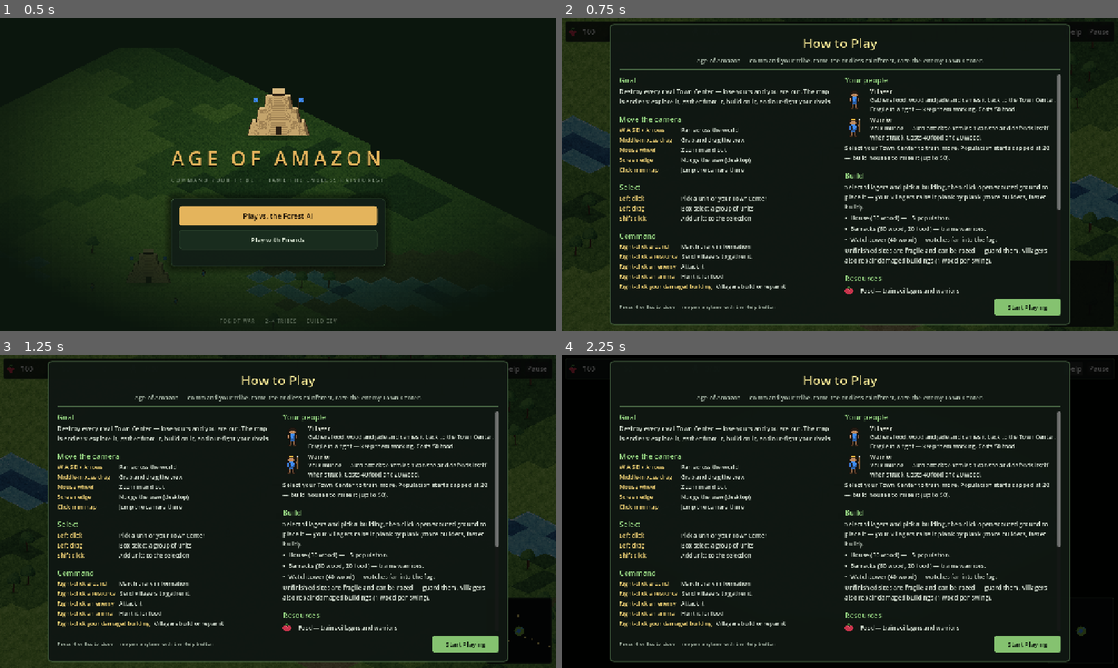
Above: before the commit, frames 1-4 (two rows, left to right).
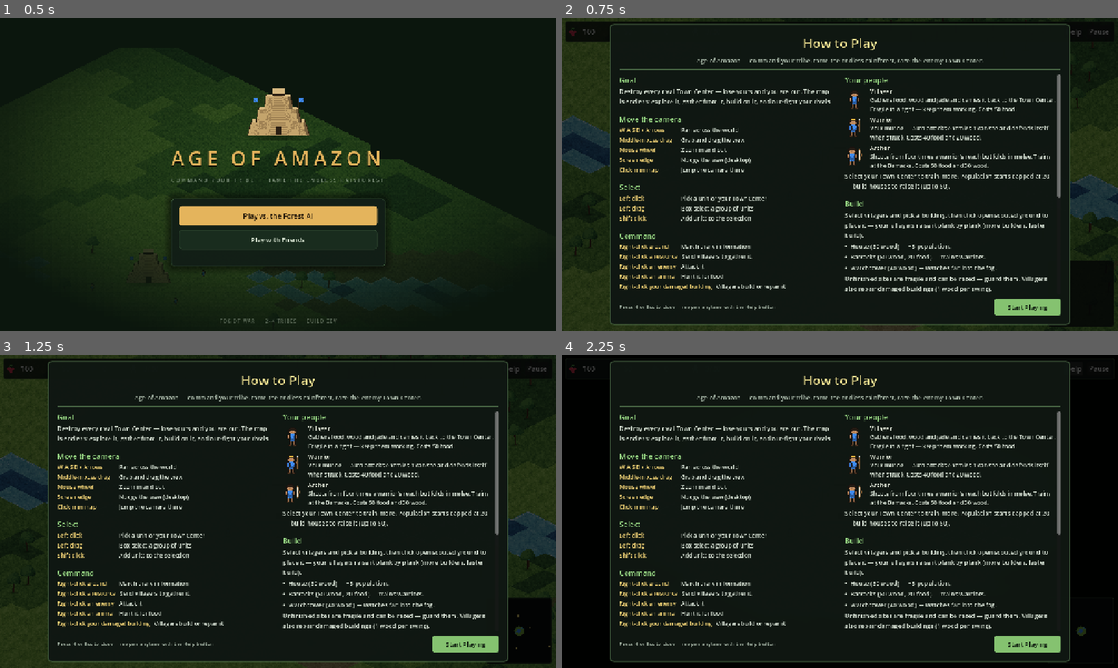
Above: after the commit, the same moments.

Repository: iagocavalcante/age-of-amazon
Game: Godot game, scene res://scenes/ui/MainMenu.tscn
Two runs of this game, one before a commit and one after it. Both use one fixed random seed, a clock stepped at 60 frames per second and the inputs below.
Inputs:
- Up to frame 1 (0.5 s): no input
- Up to frame 2 (0.75 s): click "Play vs. the Forest AI" at 0.5 s
- Up to frame 3 (1.25 s): no input
- Up to frame 4 (2.25 s): click "Start Playing" at 1.25 s; click "Help" at 2 s

Frame 1 is identical in both runs. In frame 2, 4.4% of the frame differs, in the area x 50-90%, y 40-89%; in frame 3, 4.4%, in the area x 50-97%, y 40-94%; in frame 4, 4.4%.

Commit message:
feat: Amazonian wildlife + archers
Wildlife (single-player, per ADR 14): tapir (the Amazon's elephant — 120hp,
250 food), bush dog (fast weak pack predator), black caiman (armored ambush
predator, 40% spawn preference at the water's edge). All three procedural,
built from the parametric quadruped artist (now with canvas size + ear
toggles for reptiles).

Archer: glass cannon (110 range vs 28 melee, 8 power, 45hp, 50f/30w),
trains at the Barracks only — its unique job. Cosmetic arrow flies on
ranged strikes; damage stays instant on the authority. HUD train buttons
now generate from the building's trains list instead of being hardcoded.

Help screen updated. Harnesses: archer-at-barracks-only (test-build 10/10),
species spawn sanity (test-hunt 5/5).

Diff:
--- a/scripts/art/AnimalArtist.gd
+++ b/scripts/art/AnimalArtist.gd
@@ -13,6 +13,15 @@
 ]
 const JAGUAR_RAMP: Array[Color] = [
 	Color8(150, 104, 40), Color8(180, 134, 58), Color8(206, 160, 82), Color8(226, 186, 108),
+]
+const TAPIR_RAMP: Array[Color] = [
+	Color8(52, 44, 42), Color8(74, 64, 60), Color8(96, 84, 78), Color8(120, 106, 98),
+]
+const BUSH_DOG_RAMP: Array[Color] = [
+	Color8(92, 58, 30), Color8(120, 78, 40), Color8(146, 100, 52), Color8(170, 122, 66),
+]
+const CAIMAN_RAMP: Array[Color] = [
+	Color8(46, 66, 34), Color8(62, 88, 44), Color8(80, 108, 54), Color8(100, 128, 66),
 ]
 
 func build_capybara_frames() -> Array[ImageTexture]:
@@ -35,6 +44,39 @@
 	}
 	return _frames(cfg)
 
+# The Amazon's heavyweight browser — big, dark, unhurried.
+func build_tapir_frames() -> Array[ImageTexture]:
+	var cfg: Dictionary = {
+		"ramp": TAPIR_RAMP, "w": 36, "h": 26,
+		"body_rx": 11.0, "body_ry": 6.2,
+		"head_dx": 10.5, "head_dy": -1.0, "head_rx": 5.2, "head_ry": 4.4,
+		"leg_len": 4.2, "ear_dx": 2.2, "salt": 311,
+		"tail": false, "tail_len": 0, "spots": false, "spot_color": Color.BLACK,
+	}
+	return _frames(cfg)
+
+# Small rusty pack hunter.
+func build_bush_dog_frames() -> Array[ImageTexture]:
+	var cfg: Dictionary = {
+		"ramp": BUSH_DOG_RAMP, "w": 26, "h": 20,
+		"body_rx": 7.0, "body_ry": 3.6,
+		"head_dx": 7.0, "head_dy": 0.0, "head_rx": 3.4, "head_ry": 3.0,
+		"leg_len": 3.8, "ear_dx": 1.8, "salt": 419,
+		"tail": true, "tail_len": 6, "spots": false, "spot_color": Color.BLACK,
+	}
+	return _frames(cfg)
+
+# Long, low, armored — scute speckles instead of rosettes, no ears.
+func build_caiman_frames() -> Array[ImageTexture]:
+	var cfg: Dictionary = {
+		"ramp": CAIMAN_RAMP, "w": 40, "h": 16,
+		"body_rx": 13.0, "body_ry": 3.0,
+		"head_dx": 13.0, "head_dy": 0.8, "head_rx": 6.0, "head_ry": 2.0,
+		"leg_len": 2.0, "ear_dx": 0.0, "ear": false, "salt": 523,
+		"tail": true, "tail_len": 14, "spots": true, "spot_color": Color8(30, 44, 24),
+	}
+	return _frames(cfg)
+
 func _frames(cfg: Dictionary) -> Array[ImageTexture]:
 	var frames: Array[ImageTexture] = []
 	for frame in range(3):
@@ -42,8 +84,8 @@
 	return frames
 
 func _build(cfg: Dictionary, frame: int) -> ImageTexture:
-	var w: int = 30
-	var h: int = 22
+	var w: int = cfg.get("w", 30)
+	var h: int = cfg.get("h", 22)
 	var img: Image = Image.create(w, h, false, Image.FORMAT_RGBA8)
 
 	var ramp: Array = cfg["ramp"]
@@ -106,8 +148,9 @@
 				if img.get_pixel(sx, sy).a > 0.0 and PixelArt.hash2(sx, sy, 707) > 0.87:
 					img.set_pixel(sx, sy, spot)
 
-	# Ear, eye, nose.
-	PixelArt.draw_ellipse(img, head_x + cfg["ear_dx"], head_y - hry * 0.85, 1.8, 2.1, ramp[0])
+	# Ear (skipped for reptiles), eye, nose.
+	if cfg.get("ear", true):
+		PixelArt.draw_ellipse(img, head_x + cfg["ear_dx"], head_y - hry * 0.85, 1.8, 2.1, ramp[0])
 	_px(img, int(head_x + hrx * 0.55), int(head_y - hry * 0.1), Color8(20, 16, 12))
 	_px(img, int(head_x + hrx), int(head_y + hry * 0.25), Color8(32, 22, 18))
 
--- a/scripts/art/UnitArtist.gd
+++ b/scripts/art/UnitArtist.gd
@@ -173,6 +173,42 @@
 		frames.append(PixelArt.sprite_from_rows(source, palette))
 	return frames
 
+# Archer: the villager silhouette carrying a strung bow on the right —
+# built by overlaying the bow onto the villager rows so the gait matches.
+func build_archer_frames(player_color: Color) -> Array[ImageTexture]:
+	var palette: Dictionary = {
+		"O": Color8(24, 18, 14),
+		"H": Color8(38, 28, 20),
+		"S": Color8(196, 144, 100),
+		"s": Color8(164, 116, 78),
+		"L": Color8(150, 106, 72),
+		"T": player_color,
+		"t": player_color.darkened(0.35),
+		"F": Color8(70, 48, 30),
+		"P": Color8(122, 86, 48),      # bow limb
+		"B": Color8(224, 216, 196),    # bowstring
+	}
+	var frames: Array[ImageTexture] = []
+	for source: Array in [IDLE_ROWS, WALK_A_ROWS, WALK_B_ROWS]:
+		frames.append(PixelArt.sprite_from_rows(_with_bow(source), palette))
+	return frames
+
+# Widens each row and draws a curved bow limb plus a straight string.
+func _with_bow(rows: Array) -> Array[String]:
+	var out: Array[String] = []
+	var top: int = 2
+	var bottom: int = 12
+	for i in range(rows.size()):
+		var chars: PackedStringArray = String(rows[i] + "....").split("")
+		if i >= top and i <= bottom:
+			var mid: float = (top + bottom) / 2.0
+			var span: float = (bottom - top) / 2.0
+			var bulge: int = int(round(1.6 * (1.0 - pow(absf(i - mid) / span, 2.0))))
+			chars[12 + bulge] = "P"
+			chars[12] = "B" if bulge > 0 else "P"
+		out.append("".join(chars))
+	return out
+
 func build_selection_ring() -> ImageTexture:
 	var img: Image = Image.create(40, 20, false, Image.FORMAT_RGBA8)
 	PixelArt.draw_ellipse_ring(img, 20.0, 10.0, 17.0, 8.0, 1.6, Color(0.35, 1.0, 0.45, 0.9))
--- a/scripts/autoloads/AssetLibrary.gd
+++ b/scripts/autoloads/AssetLibrary.gd
@@ -72,6 +72,7 @@
 		unit_frames.append({
 			"villager": unit_artist.build_villager_frames(color),
 			"warrior": unit_artist.build_warrior_frames(color),
+			"archer": unit_artist.build_archer_frames(color),
 		})
 		town_center_textures.append(building_artist.build_town_center(color))
 		building_textures.append({
@@ -93,6 +94,9 @@
 	var animal_artist: AnimalArtist = AnimalArtist.new()
 	animal_frames["capybara"] = animal_artist.build_capybara_frames()
 	animal_frames["jaguar"] = animal_artist.build_jaguar_frames()
+	animal_frames["tapir"] = animal_artist.build_tapir_frames()
+	animal_frames["bush_dog"] = animal_artist.build_bush_dog_frames()
+	animal_frames["caiman"] = animal_artist.build_caiman_frames()
 
 	_build_icons()
 
--- a/scripts/autoloads/Constants.gd
+++ b/scripts/autoloads/Constants.gd
@@ -70,6 +70,20 @@
 		"cost": { ResourceType.FOOD: 40, ResourceType.WOOD: 20 },
 		"train_time": 9.0,
 	},
+	# Glass cannon: outranges everything, melts if anything reaches it.
+	"archer": {
+		"max_hp": 45,
+		"move_speed": 95.0,
+		"attack_power": 8,
+		"armor": 0,
+		"attack_range": 110.0,
+		"attack_cooldown": 1.6,
+		"vision_range": 300.0,
+		"aggressive": true,
+		"can_gather": false,
+		"cost": { ResourceType.FOOD: 50, ResourceType.WOOD: 30 },
+		"train_time": 10.0,
+	},
 }
 
 # Neutral wildlife. `food` is the one-time bounty paid to whoever lands the
@@ -87,6 +101,42 @@
 		"predator": false,
 		"flee_radius": 150.0,      # bolts when a unit comes this close
 		"food": 100,
+	},
+	# The Amazon's 'elephant': huge, placid, and worth a feast.
+	"tapir": {
+		"max_hp": 120,
+		"armor": 1,
+		"move_speed": 44.0,
+		"flee_speed": 58.0,
+		"predator": false,
+		"flee_radius": 130.0,
+		"food": 250,
+	},
+	# Pack hunter — individually weak, dangerous in numbers.
+	"bush_dog": {
+		"max_hp": 45,
+		"armor": 0,
+		"move_speed": 80.0,
+		"flee_speed": 80.0,
+		"predator": true,
+		"aggro_radius": 150.0,
+		"attack_power": 4,
+		"attack_range": 26.0,
+		"attack_cooldown": 0.9,
+		"food": 60,
+	},
+	# Water-edge ambusher: barely moves, hits like a log trap.
+	"caiman": {
+		"max_hp": 130,
+		"armor": 3,
+		"move_speed": 30.0,
+		"flee_speed": 30.0,
+		"predator": true,
+		"aggro_radius": 90.0,
+		"attack_power": 12,
+		"attack_range": 30.0,
+		"attack_cooldown": 1.4,
+		"food": 220,
 	},
 	"jaguar": {
 		"max_hp": 95,
@@ -123,7 +173,7 @@
 	"barracks": {
 		"max_hp": 400,
 		"footprint": Vector2i(2, 2),
-		"trains": ["warrior"],
+		"trains": ["warrior", "archer"],
 		"vision_tiles": 7,
 		"cost": {ResourceType.WOOD: 60, ResourceType.FOOD: 20},
 	},
--- a/scripts/main/Main.gd
+++ b/scripts/main/Main.gd
@@ -278,6 +278,11 @@
 	var trains: bool = barracks != null and barracks.is_constructed \
 		and barracks.queue_train("warrior")
 	print("[test-build] barracks-trains ", "OK" if trains else "FAILED")
+	GameManager.add_resource(0, Constants.ResourceType.FOOD, 100)
+	GameManager.add_resource(0, Constants.ResourceType.WOOD, 100)
+	var archer_ok: bool = barracks != null and barracks.queue_train("archer") \
+		and not _find_tc(0).queue_train("archer")
+	print("[test-build] archer-at-barracks-only ", "OK" if archer_ok else "FAILED")
 
 	# Repair: damage the finished house, send villagers, watch hp return at
 	# the cost of wood.
@@ -621,6 +626,13 @@
 	print("[test-hunt] capybara killed=", killed, " food ", food_before, "->", food_after,
 		" (hunt ", "OK" if killed and food_after > food_before else "FAILED", ")")
 
+	# New species: spawn one of each and make sure they live and behave.
+	for species: String in ["tapir", "bush_dog", "caiman"]:
+		var beast: Animal = animals.spawn_at(species, Vector2i(6, 6))
+		print("[test-hunt] spawn-%s " % species,
+			"OK" if is_instance_valid(beast) and beast.max_hp > 0 else "FAILED")
+		beast.queue_free()
+
 	var victim: UnitBase = _spawn_unit("villager", 0, Vector2i(-3, -3))
 	var vhp_before: int = victim.current_hp
 	animals.spawn_at("jaguar", Vector2i(-1, -3))
@@ -636,6 +648,10 @@
 	animals.spawn_at("capybara", Vector2i(2, 2))
 	animals.spawn_at("capybara", Vector2i(4, 1))
 	animals.spawn_at("jaguar", Vector2i(3, 4))
+	animals.spawn_at("tapir", Vector2i(1, 4))
+	animals.spawn_at("bush_dog", Vector2i(5, 3))
+	animals.spawn_at("caiman", Vector2i(2, 6))
+	_spawn_unit("archer", 0, Vector2i(4, 5))
 	camera.global_position = Constants.grid_to_world(3, 3)
 	camera.target_zoom = 1.9
 	camera.zoom = Vector2(1.9, 1.9)
--- a/scripts/ui/HUD.gd
+++ b/scripts/ui/HUD.gd
@@ -153,17 +153,6 @@
 	_train_box.alignment = BoxContainer.ALIGNMENT_CENTER
 	box.add_child(_train_box)
 
-	var villager_btn: Button = Button.new()
-	villager_btn.text = "Train Villager (50 food)"
-	villager_btn.focus_mode = Control.FOCUS_NONE
-	villager_btn.pressed.connect(func() -> void: _train("villager"))
-	_train_box.add_child(villager_btn)
-
-	var warrior_btn: Button = Button.new()
-	warrior_btn.text = "Train Warrior (40 food, 20 wood)"
-	warrior_btn.focus_mode = Control.FOCUS_NONE
-	warrior_btn.pressed.connect(func() -> void: _train("warrior"))
-	_train_box.add_child(warrior_btn)
 
 	_queue_label = Label.new()
 	_queue_label.horizontal_alignment = HORIZONTAL_ALIGNMENT_CENTER
@@ -189,6 +178,23 @@
 			SelectionManager.start_placement(captured))
 		_build_box.add_child(button)
 
+# The train row mirrors whatever the selected building can produce.
+func _populate_train_buttons(building_type: String) -> void:
+	for child: Node in _train_box.get_children():
+		child.queue_free()
+	for unit_type: String in Constants.BUILDING_DEFS[building_type]["trains"]:
+		var def: Dictionary = Constants.UNIT_DEFS[unit_type]
+		var parts: Array[String] = []
+		for res_type: int in def["cost"]:
+			parts.append("%d %s" % [def["cost"][res_type],
+				Constants.RESOURCE_NAMES[res_type]])
+		var button: Button = Button.new()
+		button.text = "Train %s (%s)" % [unit_type.capitalize(), ", ".join(parts)]
+		button.focus_mode = Control.FOCUS_NONE
+		var captured: String = unit_type
+		button.pressed.connect(func() -> void: _train(captured))
+		_train_box.add_child(button)
+
 func _train(unit_type: String) -> void:
 	var building: Node2D = SelectionManager.selected_building
 	if building == null or not is_instance_valid(building):
@@ -207,6 +213,7 @@
 		var constructed: bool = bool(building.get("is_constructed"))
 		_train_box.visible = constructed
 		_queue_label.visible = constructed
+		_populate_train_buttons(String(building.get("building_type")))
 		var title: String = String(building.get("building_type")).capitalize().replace("_", " ")
 		if not constructed:
 			title += "  ·  under construction"
--- a/scripts/ui/HelpScreen.gd
+++ b/scripts/ui/HelpScreen.gd
@@ -205,6 +205,7 @@
 	_add_section(col, "Your people")
 	_add_unit(col, "villager", "Gathers food, wood and jade and carries it back to the Town Center. Fragile in a fight — keep them working. Costs 50 food.")
 	_add_unit(col, "warrior", "Your muscle — auto-attacks enemies it can see and defends itself when struck. Costs 40 food and 20 wood.")
+	_add_unit(col, "archer", "Shoots from four times a warrior's reach but folds in melee. Trains at the Barracks. Costs 50 food and 30 wood.")
 	_add_body(col, "Select your Town Center to train more. Population starts capped at %d — build houses to raise it (up to %d)." % [Constants.POPULATION_CAP, Constants.POPULATION_CEILING])
 
 	_add_section(col, "Build")
@@ -224,7 +225,7 @@
 
 	_add_section(col, "Tips")
 	_add_body(col, "•  Keep every villager gathering — idle villagers lose games.")
-	_add_body(col, "•  Hunt capybaras for food — but beware prowling jaguars.")
+	_add_body(col, "•  Hunt capybaras and tapirs for food — but beware jaguars, bush dog packs, and caimans lurking at the water's edge.")
 	_add_body(col, "•  Scout before you strike — you can't hit what you can't see.")
 	_add_body(col, "•  A watchtower on a border ridge is worth three patrols.")
 
--- a/scripts/units/Unit.gd
+++ b/scripts/units/Unit.gd
@@ -422,14 +422,33 @@
 
 func _strike(target: Node2D) -> void:
 	if not Net.is_headless_server():
-		# Lunge toward the victim for readability.
-		var toward: Vector2 = (target.global_position - global_position).normalized() * 4.0
-		var tween: Tween = create_tween()
-		tween.tween_property(sprite, "position", Vector2(toward), 0.08)
-		tween.tween_property(sprite, "position", Vector2.ZERO, 0.10)
+		if attack_range > 60.0:
+			_fire_arrow_visual(target)
+		else:
+			# Lunge toward the victim for readability.
+			var toward: Vector2 = (target.global_position - global_position).normalized() * 4.0
+			var tween: Tween = create_tween()
+			tween.tween_property(sprite, "position", Vector2(toward), 0.08)
+			tween.tween_property(sprite, "position", Vector2.ZERO, 0.10)
 
 	if target.has_method("take_damage"):
 		target.take_damage(attack_power, self)
+
+# Purely cosmetic: damage is instant on the authority; the arrow just sells
+# the shot on whatever screen is watching.
+func _fire_arrow_visual(target: Node2D) -> void:
+	var direction: Vector2 = (target.global_position - global_position).normalized()
+	var arrow: Line2D = Line2D.new()
+	arrow.points = PackedVector2Array([Vector2.ZERO, direction * 9.0])
+	arrow.width = 1.6
+	arrow.default_color = Color8(226, 216, 192)
+	arrow.z_index = 20
+	arrow.position = global_position + Vector2(0, -10) + direction * 6.0
+	get_parent().add_child(arrow)
+	var tween: Tween = arrow.create_tween()
+	tween.tween_property(arrow, "position",
+		target.global_position + Vector2(0, -8), 0.14)
+	tween.tween_callback(arrow.queue_free)
 
 func _in_attack_range(target: Node2D) -> bool:
 	var target_radius: float = BODY_RADIUS
--- a/scripts/world/AnimalManager.gd
+++ b/scripts/world/AnimalManager.gd
@@ -13,7 +13,6 @@
 const SPAWN_MIN_TILES: int = 16   # just off-screen at default zoom
 const SPAWN_MAX_TILES: int = 34
 const DESPAWN_TILES: int = 64     # cull only well beyond the spawn ring
-const JAGUAR_CHANCE: float = 0.22
 const INITIAL_SEED_COUNT: int = 7
 
 var camera: Camera2D
@@ -65,9 +64,30 @@
 		var angle: float = _rng.randf() * TAU
 		var cell: Vector2i = base + Vector2i(int(cos(angle) * dist), int(sin(angle) * dist))
 		if GameManager.world.is_walkable(cell):
-			var species: String = "jaguar" if _rng.randf() < JAGUAR_CHANCE else "capybara"
-			spawn_at(species, cell)
+			spawn_at(_pick_species(cell), cell)
 			return true
+	return false
+
+# Caimans haunt the water's edge; everything else follows a weighted table
+# that keeps prey more common than predators.
+func _pick_species(cell: Vector2i) -> String:
+	if _near_water(cell) and _rng.randf() < 0.4:
+		return "caiman"
+	var roll: float = _rng.randf()
+	if roll < 0.12:
+		return "jaguar"
+	if roll < 0.28:
+		return "bush_dog"
+	if roll < 0.46:
+		return "tapir"
+	return "capybara"
+
+func _near_water(cell: Vector2i) -> bool:
+	for dy in range(-1, 2):
+		for dx in range(-1, 2):
+			var biome: int = GameManager.world.get_biome(cell + Vector2i(dx, dy))
+			if biome == Constants.Biome.WATER_SHALLOW or biome == Constants.Biome.WATER_DEEP:
+				return true
 	return false
 
 # Public: deterministic spawn used by the test harness.
Not shown, changed: .claude-memory/activity.log
Not shown, changed: .github/workflows/tests.yml
